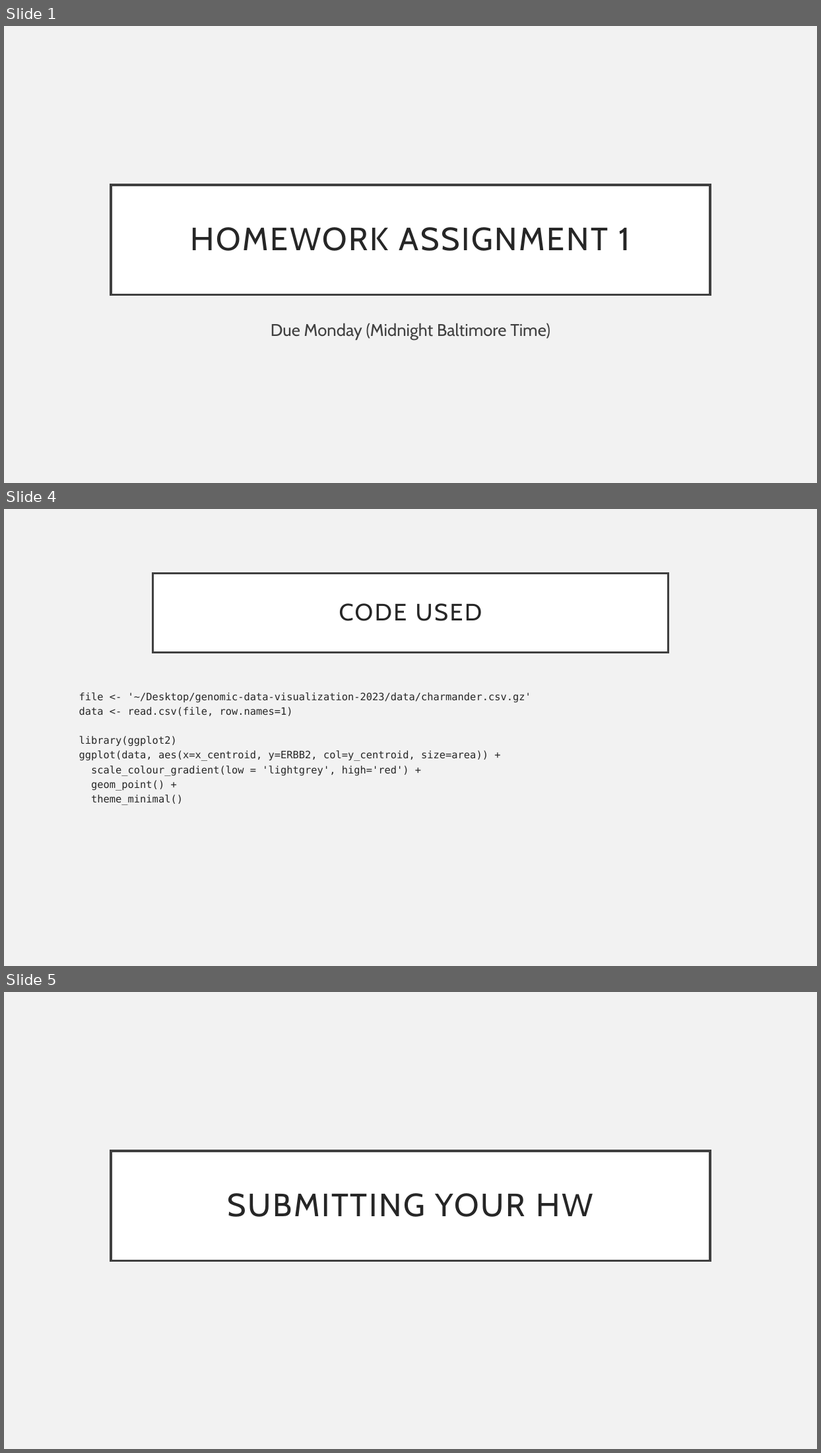
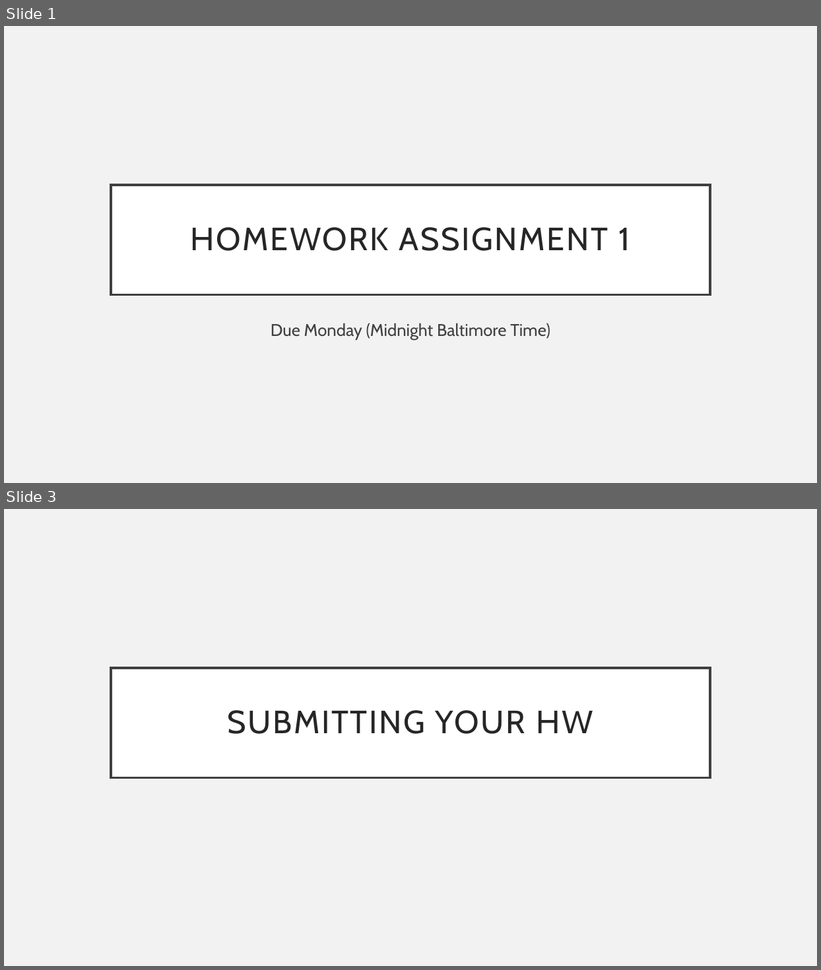
Before and after one commit to JEFworks-Lab/genomic-data-visualization-2024, a slide deck: resources/hw/genomic-data-visualization-HW_1.pptx. Shown one above the other, each under a label of ours: slides 1, 4 and 5 before the commit, slides 1 and 3 after it; the slides between them are not shown. The pictures are 821x1453 and 821x970 pixels, drawn with LibreOffice and Linux fonts; fonts in the diff are those of the drawing. Boxes give left, top, right and bottom in pixels: in the first picture for what was removed or moved away, otherwise in the second. Text is boxed around its words. In the diff, an @@ line names an element or a change of style, - is before the commit and + after.

```diff
--- a/resources/hw/genomic-data-visualization-HW_1.pptx
+++ b/resources/hw/genomic-data-visualization-HW_1.pptx
@@ slide 4 removed at (4,509,817,966), background #F2F2F2 @@
@@ title removed at (153,573,668,652) @@
-CODE USED
@@ text removed at (79,692,531,805) @@
-file <- '~/Desktop/genomic-data-visualization-2023/data/charmander.csv.gz'
-data <- read.csv(file, row.names=1)
-library(ggplot2)
-ggplot(data, aes(x=x_centroid, y=ERBB2, col=y_centroid, size=area)) +
-scale_colour_gradient(low = 'lightgrey', high='red') +
-geom_point() +
-theme_minimal()
@@ what was slide 5 is now slide 3 @@
```
Also in this commit, not shown: 3 slides changed, 1 other slide removed, 5 other files.
